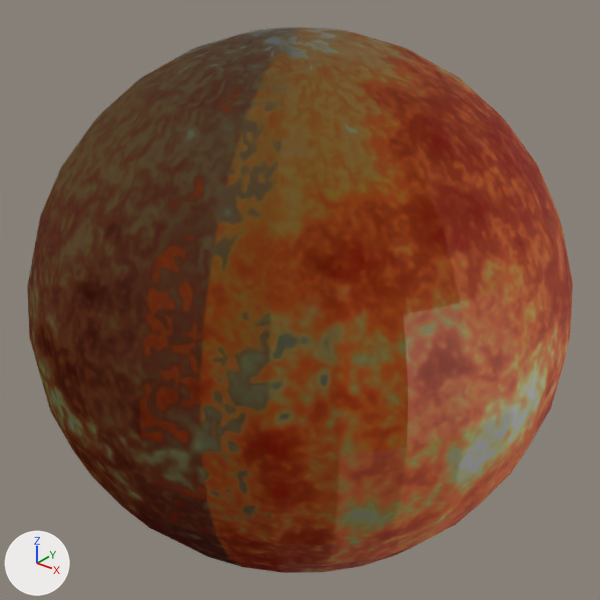
A saved change to the Blender file Project/blenderFiles/Sun/sun.blend.
Both versions are drawn from a 50 mm camera at (1.805, -2.255, 1.398) aimed at (0.0, 0.0, 0.0). Arrows for +X, +Y and +Z are at lower left; the lights stay in place.

The scene before the commit, as lines of its bpy script (objects in view):
```python
mat_material_001 = bpy.data.materials.new('Material.001')
mat_material_001.use_nodes = True; mat_material_001.node_tree.nodes.clear()
_N = mat_material_001.node_tree.nodes; _L = mat_material_001.node_tree.links
n0 = _N.new('ShaderNodeBsdfPrincipled'); n0.name = 'Principled BSDF'
n0.distribution = 'GGX'
n0.subsurface_method = 'BURLEY'
n1 = _N.new('ShaderNodeOutputMaterial'); n1.name = 'Material Output'
n2 = _N.new('ShaderNodeTexImage'); n2.name = 'Image Texture'
n2.image = img_sun_jpg_001
n3 = _N.new('ShaderNodeTexImage'); n3.name = 'Image Texture.001'
n3.image = img_sun_jpg_001
n4 = _N.new('ShaderNodeTexImage'); n4.name = 'Image Texture.002'
n4.image = img_sun_normal_png_001
_L.new(n0.outputs[0], n1.inputs[0])  # 'BSDF' to 'Surface'
_L.new(n2.outputs[0], n0.inputs[0])  # 'Color' to 'Base Color'
_L.new(n3.outputs[0], n0.inputs[13])  # 'Color' to 'Specular IOR Level'
_L.new(n4.outputs[0], n0.inputs[5])  # 'Color' to 'Normal'
me_sphere = bpy.data.meshes.new('Sphere')
me_sphere.from_pydata(...)  # a UV sphere (32 segments, 16 rings, poles along z) spanning x -1.0..1.0, y -1.0..1.0, z -1.0..1.0
me_sphere.materials.append(mat_material_001)
ob_sphere = bpy.data.objects.new('Sphere', me_sphere)
ob_sphere.location = (0.0, 0.0, 0.0)
```
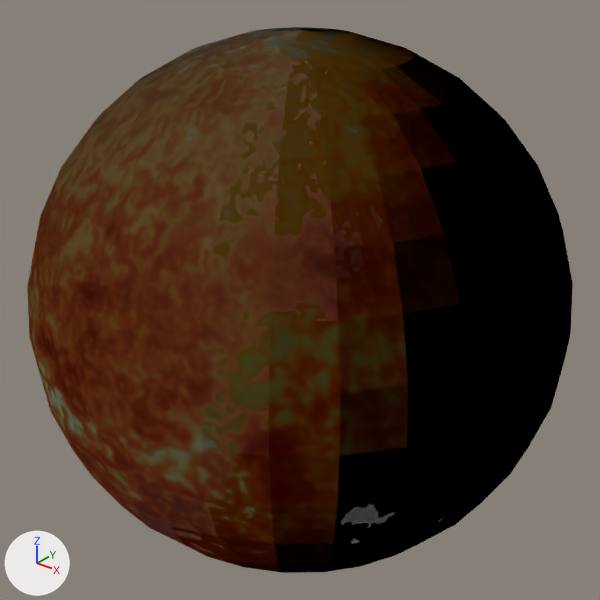
Pixel boxes (x1, y1, x2, y2) of what changed, in the pictures (600 x 600 px):
'Sphere', recoloured: (27, 27, 573, 573) in both

The change, as a list of edits to the scene's bpy script:
```text
Change mat_material_001:
    add n5 = _N.new('ShaderNodeNormalMap'); n5.name = 'Normal Map'
    where n4 = _N.new('ShaderNodeTexImage'); n4.name = 'Image Texture.002'
    where n0 = _N.new('ShaderNodeBsdfPrincipled'); n0.name = 'Principled BSDF'
    remove _L.new(n4.outputs[0], n0.inputs[5])  # 'Color' to 'Normal'
    add _L.new(n4.outputs[0], n5.inputs[1])  # 'Color' to 'Color'
    add _L.new(n5.outputs[0], n0.inputs[5])  # 'Normal' to 'Normal'
```
